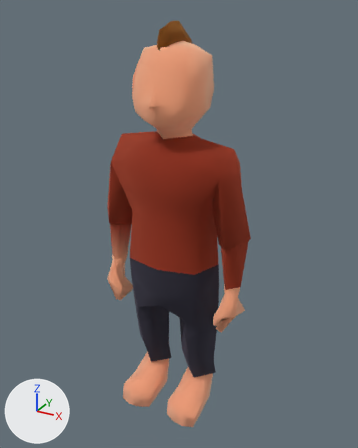
What one commit did to the glTF model assets/models/humanoid.glb.
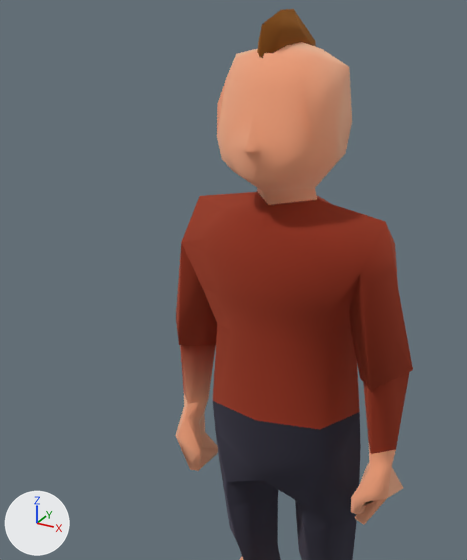
There are two pictures of each version: one whole from a 50 mm lens placed at (0.813, -1.439, 1.49), pointed at (0.009, 0.022, 0.76), one close up on the part from 0% to 79% of the width and 3% to 79% of the height. The lights are fixed; the arrows at lower left show +X, +Y and +Z. Where no turn or scale is listed for an object, it has been applied to the vertices. Vertices at the same position are counted once.

Objects in the first close-up: 'Hair4', 'Hands1', 'Head4', 'Legs2', 'TorsoM2'.
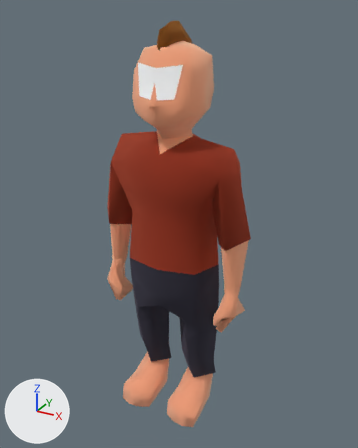
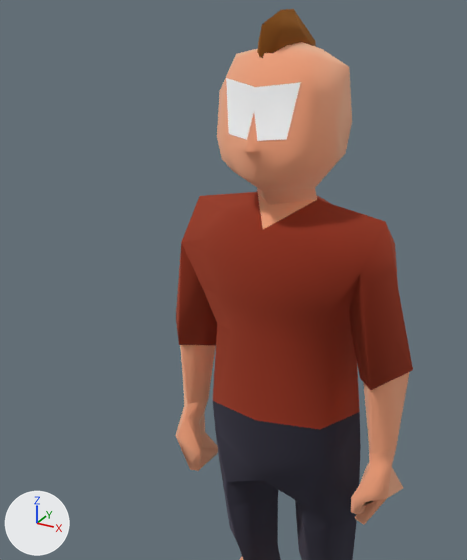
The newer file is also rescaled (x9.0) as a whole; pictures and numbers use the older file's frame.

The change, as a list of edits to the scene's bpy script:
```text
Add mat_eyes:
    mat_eyes = bpy.data.materials.new('Eyes')
    mat_eyes.use_nodes = True; mat_eyes.node_tree.nodes.clear()
    _N = mat_eyes.node_tree.nodes; _L = mat_eyes.node_tree.links
    n0 = _N.new('ShaderNodeBsdfPrincipled'); n0.name = 'Principled BSDF'
    n0.inputs[1].default_value = 1.0  # 'Metallic'
    n0.inputs[2].default_value = 1.0  # 'Roughness'
    n1 = _N.new('ShaderNodeOutputMaterial'); n1.name = 'Material Output'
    n2 = _N.new('ShaderNodeVertexColor'); n2.name = 'Color Attribute'
    _L.new(n0.outputs[0], n1.inputs[0])  # 'BSDF' to 'Surface'
    _L.new(n2.outputs[0], n0.inputs[0])  # 'Color' to 'Base Color'
    _L.new(n2.outputs[1], n0.inputs[4])  # 'Alpha' to 'Alpha'
Change me_mesh_019:
    used by ob_head4; location = (0.0, 0.0, 0.0)
    verts and faces of me_mesh_019; kept vertices keep their numbers, new ones are numbered from 58
    before: 30 (-0.099, -0.086, 1.283) at pixel (217, 103), 52 (0.099, -0.086, 1.283) at pixel (309, 110)
    remove me_mesh_019.from_pydata(...)  # 58 vertices, 110 faces; spans x -0.121..0.121, y -0.143..0.134, z 1.093..1.394
    add me_mesh_019.from_pydata(...)  # 66 vertices, 116 faces; spans x -0.121..0.121, y -0.143..0.134, z 1.093..1.394
    me_mesh_019 part 1
    add verts[30] = (-0.11, -0.061, 1.303)  # moved, pixel (219, 91)
    add verts[52] = (0.11, -0.061, 1.303)  # moved, pixel (320, 97)
    add verts[58] = (-0.08, -0.082, 1.33)  # pixel (226, 77)
    add verts[59] = (0.0, -0.106, 1.32)  # pixel (255, 87)
    add verts[60] = (-0.063, -0.105, 1.231)  # pixel (228, 133)
    add verts[61] = (-0.011, -0.123, 1.227)  # pixel (246, 139)
    add verts[62] = (0.0, -0.114, 1.278)  # pixel (254, 111)
    add verts[63] = (0.08, -0.082, 1.33)  # pixel (300, 82)
    add verts[64] = (0.063, -0.105, 1.231)  # pixel (286, 139)
    add verts[65] = (0.011, -0.123, 1.227)  # pixel (257, 140)
    add faces += [(60, 61, 62), (58, 60, 59), (59, 60, 62), (62, 65, 64), (59, 62, 64), (59, 64, 63)]  # mat_eyes
    add me_mesh_019.materials.append(mat_eyes)
Change me_mesh_022:
    where me_mesh_022.from_pydata(...)  # 64 vertices, 100 faces; spans x -0.297..0.296, y -0.129..0.16, z 0.584..1.096
    used by ob_torsom2; location = (0.0, 0.0, 0.0)
    me_mesh_022 part 2: 22 faces centred in x -0.271..0.271, y -0.05..0.046, z 0.633..1.08 are repainted in the vertex colours; the middle colour goes from red #c25e46 to beige #ffd3b4
```

Location of each change, (x1, y1, x2, y2) in pixels of the close-ups (467 x 560 px):
part 1 of me_mesh_019, built on: before (217, 58, 334, 145); after (217, 55, 334, 145)
part 2 of me_mesh_022, recoloured: (180, 193, 409, 454) in both
